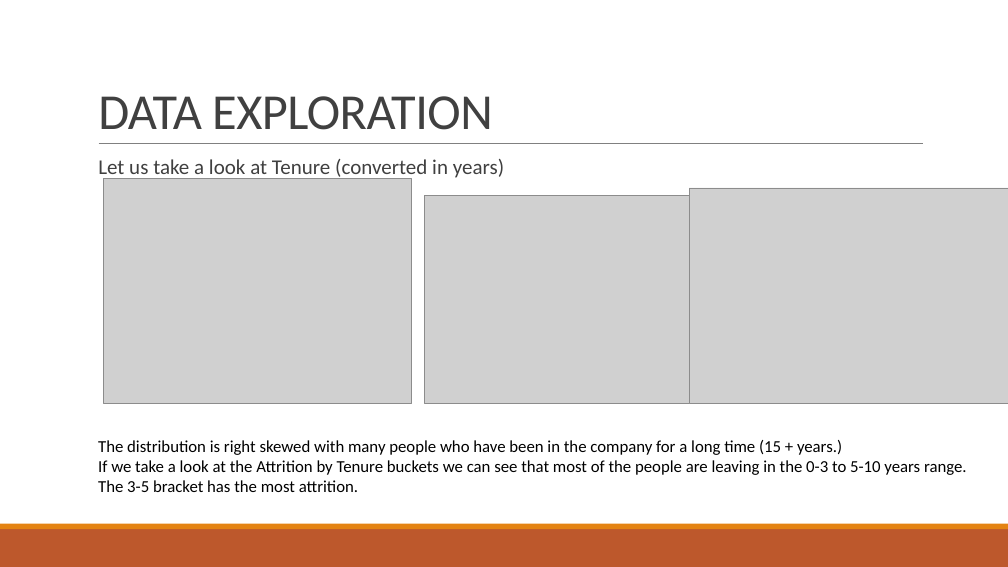
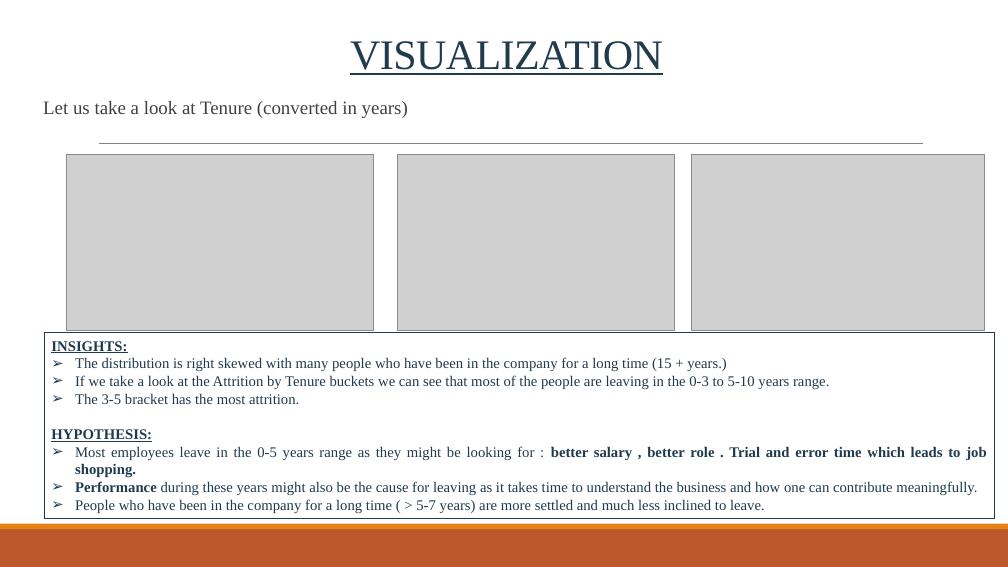
Before and after one commit to shuvayan/EloquentJavascript, a slide deck: slide 6 of HR Analytics – Employee Attrition.pptx (slide 7 before the commit). Drawn at 1008x567 pixels with LibreOffice and Linux fonts; fonts in the diff are those of the drawing; grey boxes stand for pictures. Boxes give left, top, right and bottom in pixels: in the first picture for what was removed or moved away, otherwise in the second. Text is boxed around its words. In the diff, an @@ line names an element or a change of style, - is before the commit and + after.

```diff
--- a/HR Analytics – Employee Attrition.pptx
+++ b/HR Analytics – Employee Attrition.pptx
@@ title at box(350, 41, 663, 75): text changed; size 48 to 40 pt; font Calibri to Times New Roman; text colour #404040 to #203A4E @@
-DATA EXPLORATION
+VISUALIZATION
@@ text "Let us take a look ...": place and size @@
-text "Let us take a look ..." at box(98, 159, 504, 181)
+text "Let us take a look ..." at box(43, 101, 408, 118)
@@ text "Let us take a look ..." at box(43, 101, 408, 118): size 20 to 18 pt, font Calibri to Times New Roman @@
@@ picture: place and size @@
-picture at box(104, 178, 411, 404)
+picture at box(66, 154, 374, 330)
@@ picture: place and size @@
-picture at box(425, 195, 702, 404)
+picture at box(397, 154, 675, 330)
@@ picture: place and size @@
-picture at box(689, 188, 1008, 404)
+picture at box(692, 154, 985, 330)
@@ rectangle "INSIGHTS:": place and size @@
-rectangle "INSIGHTS:" at box(98, 440, 967, 492)
+rectangle "INSIGHTS:" at box(44, 333, 995, 519)
@@ rectangle "INSIGHTS:" at box(44, 333, 995, 519): outline none to #203A4E 0.75 pt @@
@@ text in rectangle at box(51, 341, 127, 353): paragraph added @@
+INSIGHTS:
@@ text in rectangle at box(75, 357, 829, 404): size 16 to 14 pt, font Calibri to Times New Roman, text colour #000000 to #203A4E in "The distribution is right skewed with many ...", "If we take a look at the ...", "The 3-5 bracket has the most attrition."; alignment left to justified; bullet none to ➢ @@
@@ text in rectangle at box(51, 429, 986, 513): paragraphs added @@
+HYPOTHESIS:
+➢ Most employees leave in the 0-5 years range as they might be looking for : better salary , better role . Trial and error time which leads to job shopping.
+➢ Performance during these years might also be the cause for leaving as it takes time to understand the business and how one can contribute meaningfully.
+➢ People who have been in the company for a long time ( > 5-7 years) are more settled and much less inclined to leave.
```
Also in this commit, not shown: 6 other slides changed, 12 slides added, 4 slides removed.
